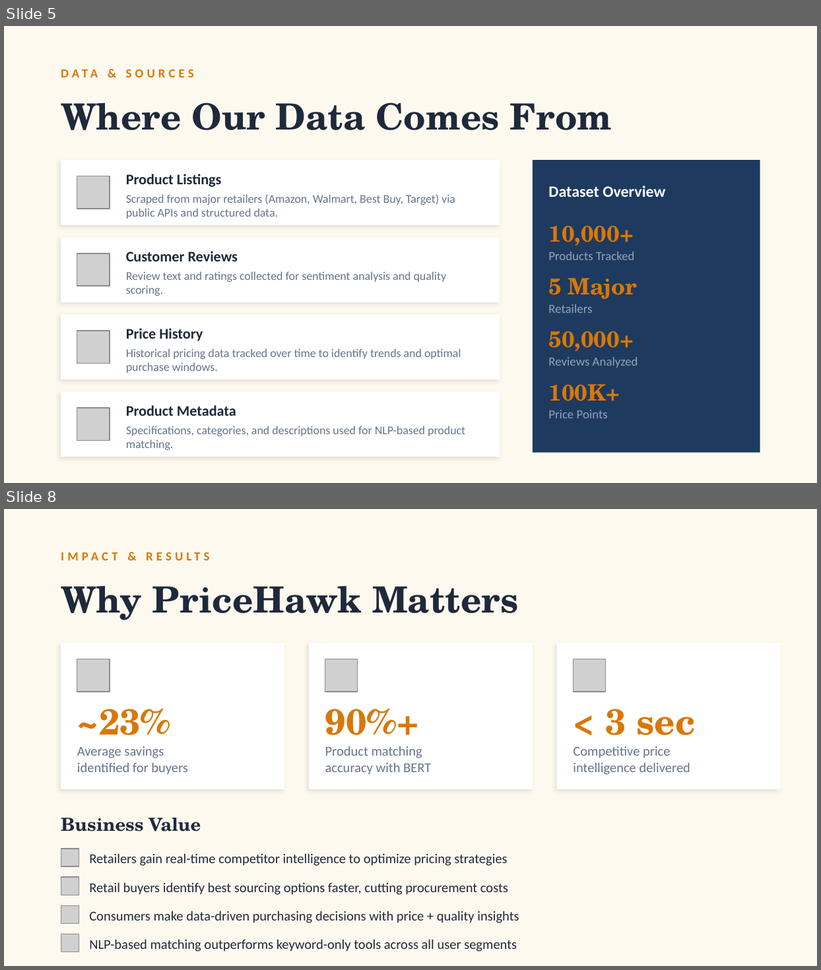
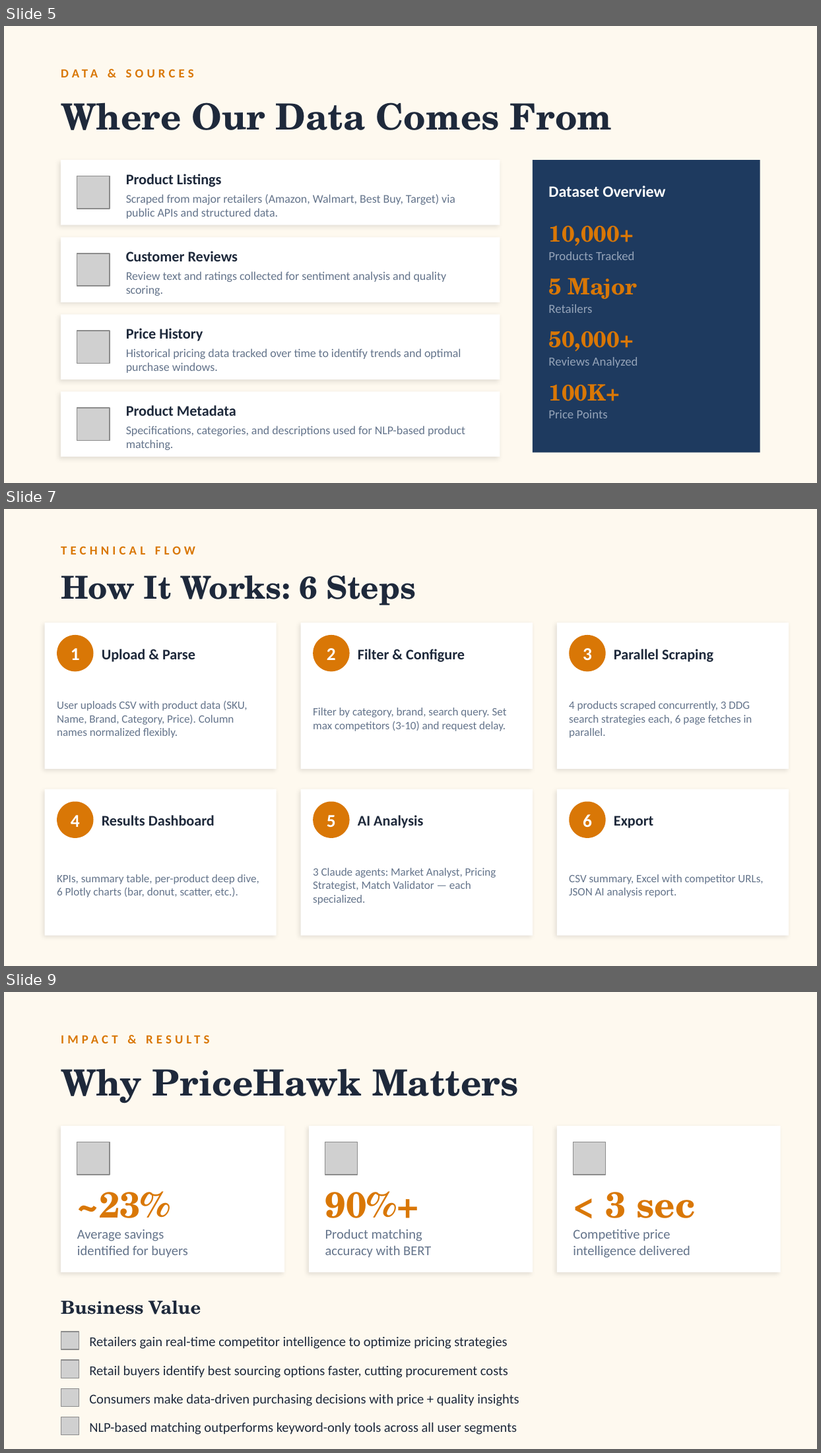
Before and after one commit to 7nova7/PriceWatch, a slide deck: PriceHawk_Presentation.pptx. Shown one above the other, each under a label of ours: slides 5 and 8 before the commit, slides 5, 7 and 9 after it; the slides between them are not shown. The pictures are 821x970 and 821x1453 pixels, drawn with LibreOffice and Linux fonts; fonts in the diff are those of the drawing; grey boxes stand for pictures. Boxes give left, top, right and bottom in pixels: in the first picture for what was removed or moved away, otherwise in the second. Text is boxed around its words. In the diff, an @@ line names an element or a change of style, - is before the commit and + after.

```diff
--- a/PriceHawk_Presentation.pptx
+++ b/PriceHawk_Presentation.pptx
@@ slide 7 added at box(4, 509, 817, 966), background #FEF9EF @@
@@ text added at box(61, 546, 195, 555), 11 pt, text #D97706, bold @@
+TECHNICAL FLOW
@@ text added at box(61, 575, 416, 605), 28 pt, text #1E293B, bold @@
+How It Works: 6 Steps
@@ rectangle added at box(45, 623, 277, 769), fill #FFFFFF @@
@@ rectangle added at box(301, 623, 533, 769), fill #FFFFFF @@
@@ rectangle added at box(557, 623, 789, 769), fill #FFFFFF @@
@@ ellipse added at box(57, 635, 94, 671), fill #D97706 @@
@@ ellipse added at box(313, 635, 350, 671), fill #D97706 @@
@@ ellipse added at box(569, 635, 606, 671), fill #D97706 @@
@@ text added at box(71, 648, 80, 660), 16 pt, text #FFFFFF, bold @@
+1
@@ text added at box(102, 649, 195, 662), 13 pt, text #1E293B, bold @@
+Upload & Parse
@@ text added at box(327, 648, 336, 660), 16 pt, text #FFFFFF, bold @@
+2
@@ text added at box(358, 649, 465, 662), 13 pt, text #1E293B, bold @@
+Filter & Configure
@@ text added at box(583, 648, 592, 660), 16 pt, text #FFFFFF, bold @@
+3
@@ text added at box(614, 649, 714, 662), 13 pt, text #1E293B, bold @@
+Parallel Scraping
@@ text added at box(57, 700, 248, 738), 10 pt, text #64748B @@
+User uploads CSV with product data (SKU, Name, Brand, Category, Price). Column names normalized flexibly.
@@ text added at box(569, 701, 752, 738), 10 pt, text #64748B @@
+4 products scraped concurrently, 3 DDG search strategies each, 6 page fetches in parallel.
@@ text added at box(313, 708, 507, 731), 10 pt, text #64748B @@
+Filter by category, brand, search query. Set max competitors (3-10) and request delay.
@@ rectangle added at box(45, 789, 277, 936), fill #FFFFFF @@
@@ ellipse added at box(57, 802, 94, 838), fill #D97706 @@
@@ rectangle added at box(301, 789, 533, 936), fill #FFFFFF @@
@@ ellipse added at box(313, 802, 350, 838), fill #D97706 @@
@@ rectangle added at box(557, 789, 789, 936), fill #FFFFFF @@
@@ ellipse added at box(569, 802, 606, 838), fill #D97706 @@
@@ text added at box(71, 815, 80, 827), 16 pt, text #FFFFFF, bold @@
+4
@@ text added at box(102, 815, 215, 826), 13 pt, text #1E293B, bold @@
+Results Dashboard
@@ text added at box(327, 815, 336, 827), 16 pt, text #FFFFFF, bold @@
+5
@@ text added at box(358, 815, 423, 828), 13 pt, text #1E293B, bold @@
+AI Analysis
@@ text added at box(583, 815, 592, 827), 16 pt, text #FFFFFF, bold @@
+6
@@ text added at box(614, 816, 653, 828), 13 pt, text #1E293B, bold @@
+Export
@@ text added at box(57, 875, 259, 898), 10 pt, text #64748B @@
+KPIs, summary table, per-product deep dive, 6 Plotly charts (bar, donut, scatter, etc.).
@@ text added at box(313, 868, 496, 905), 10 pt, text #64748B @@
+3 Claude agents: Market Analyst, Pricing Strategist, Match Validator — each specialized.
@@ text added at box(569, 875, 763, 898), 10 pt, text #64748B @@
+CSV summary, Excel with competitor URLs, JSON AI analysis report.
@@ what was slide 8 is now slide 9 @@
```
Also in this commit, not shown: 1 slide changed, 1 other slide added, 1 slide removed, 2 other files.
